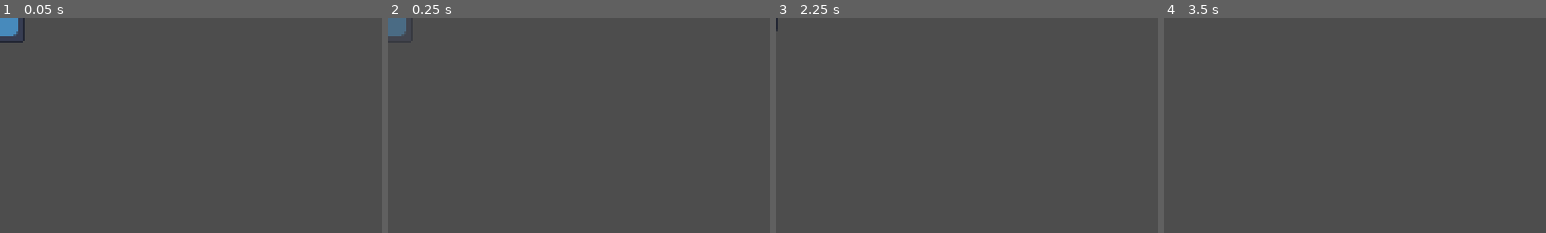
Above: before the commit, frames 1-4 (left to right).
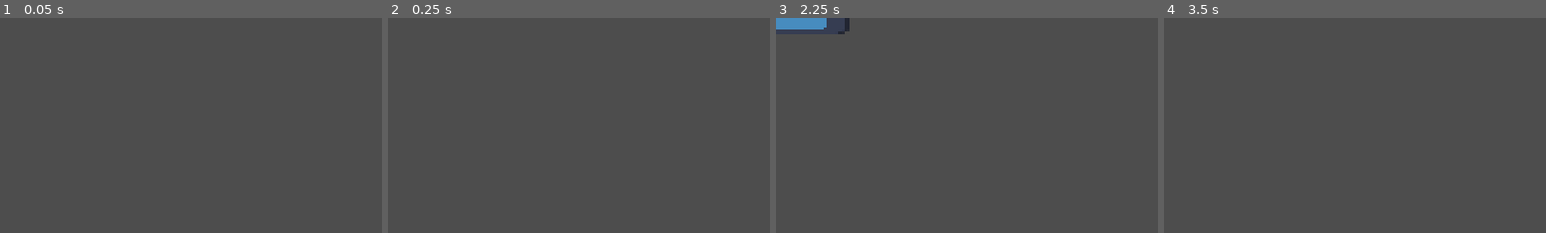
Above: after the commit, the same moments.

Repository: g3evorz/Gameseed-2026
Game: Godot game, scene res://Scenes/Components/Weapon/Musuh/rocket.tscn
The game is run twice, just before and just after one commit, with the same random seed, the same clock (stepped at 60 frames per second) and the same inputs. This scene is started directly instead of the project's main scene. The engine's default icon, where the game draws it, is replaced by a stand-in: a white triangle on a blue panel in a dark square.
Inputs (mouse positions are % of the whole screen's width and height, from its top left):
- Up to frame 1 (0.05 s): no input
- Up to frame 2 (0.25 s): no input
- Up to frame 3 (2.25 s): tap Enter at 0.5, 2 s; move the mouse to (72, 45) at 0.52 s; hold Up (ui_up) 0.53-1.25 s; click (72, 45) at 0.67 s; tap Space at 1.25 s; drag from (30, 55) to (45, 70) at 1.27 s; move the mouse to (60, 28) at 2.02 s; hold Down (ui_down) from 2.03 s (still down)
- Up to frame 4 (3.5 s): release Down (ui_down) at 2.75 s; tap Space at 2.75 s; drag from (45, 70) to (20, 35) at 2.77 s
The pictures show only the part of the screen within x 0-50%, y 0-50%; the shares and areas given below are measured in that part.

The runs differ from the first frame. In frame 1, 0.5% of the frame differs, in the area x 0-7%, y 0-12%; in frame 2, 0.4%; in frame 3, 0.8%, in the area x 0-20%, y 0-8%; in frame 4, nothing differs.

Commit message:
Add difficulty system and refactor enemy spawner
Implements a configurable difficulty system with DifficultyConfig resources (easy, medium, hard) that control spawn rates, targeting inaccuracy, and permanent obstacle availability.

Refactors EnemyWeapon_spawner into a flexible EnemyObstacleSpawner that:
- Supports multiple obstacle types with weighted random selection
- Handles both temporary and permanent obstacle spawning
- Uses difficulty settings for spawn probabilities and behavior
- Maintains safe zones to prevent unfair trap combinations

Moves ObstacleData from Script/System to Script/Configuration and extends it with spawn behavior types and warning durations.

Adds LevelManager autoload to coordinate permanent obstacle placement across level chunks, ensuring slots are allocated to only one spawner at a time.

Diff:
--- a/Scenes/Components/Weapon/Musuh/rocket.tscn
+++ b/Scenes/Components/Weapon/Musuh/rocket.tscn
@@ -11,12 +11,15 @@
 
 [node name="WarningSprite" type="Sprite2D" parent="." unique_id=1840057059]
 texture = ExtResource("1_7cxqh")
+offset = Vector2(-300, 0)
 
 [node name="RocketSprite" type="Sprite2D" parent="." unique_id=2034819980]
+position = Vector2(179.19989, 0.25501633)
 scale = Vector2(2.7999983, 0.62898463)
 texture = ExtResource("1_7cxqh")
 
 [node name="CollisionShape2D" type="CollisionShape2D" parent="." unique_id=2066472482]
+position = Vector2(179.19989, 0.2550163)
 scale = Vector2(15.84438, 3.108983)
 shape = SubResource("RectangleShape2D_v0csw")
 
--- a/Scenes/Components/obstacleSpawner.tscn
+++ b/Scenes/Components/obstacleSpawner.tscn
@@ -1,7 +1,7 @@
 [gd_scene format=3 uid="uid://dfoomfadjrnm4"]
 
 [ext_resource type="Script" uid="uid://cxjel8yjdd1oh" path="res://Script/System/obstacle_spawner.gd" id="1_qm7nj"]
-[ext_resource type="Script" uid="uid://brhx3skaebmcy" path="res://Script/System/ObstacleData.gd" id="2_nb8qs"]
+[ext_resource type="Script" uid="uid://brhx3skaebmcy" path="res://Script/Configuration/ObstacleData.gd" id="2_nb8qs"]
 
 [node name="ObstacleSpawner" type="Marker2D" unique_id=837773415]
 script = ExtResource("1_qm7nj")
--- a/Scenes/Levels/basicLandscapes.tscn
+++ b/Scenes/Levels/basicLandscapes.tscn
@@ -3,7 +3,7 @@
 [ext_resource type="PackedScene" uid="uid://ciej1ht535fuo" path="res://Scenes/Components/Obstacle/platform.tscn" id="1_5wop5"]
 [ext_resource type="Script" uid="uid://bbu4urqab8mo1" path="res://Script/Level.gd" id="1_thjbd"]
 [ext_resource type="PackedScene" uid="uid://dfoomfadjrnm4" path="res://Scenes/Components/obstacleSpawner.tscn" id="3_l4xcd"]
-[ext_resource type="Script" uid="uid://brhx3skaebmcy" path="res://Script/System/ObstacleData.gd" id="4_vnr04"]
+[ext_resource type="Script" uid="uid://brhx3skaebmcy" path="res://Script/Configuration/ObstacleData.gd" id="4_vnr04"]
 [ext_resource type="Resource" uid="uid://bw6wnloibyrcs" path="res://Script/Data/Obstacle/big_asteroid.tres" id="5_fka3a"]
 [ext_resource type="Resource" uid="uid://b3eb6mfvn044l" path="res://Script/Data/Obstacle/small_asteroid.tres" id="6_fe3wn"]
 [ext_resource type="Resource" uid="uid://dl6ffbqtc5qiu" path="res://Script/Data/PowerUp/gerbong_replenish.tres" id="7_ss2k6"]
--- a/Scenes/Levels/level_1.tscn
+++ b/Scenes/Levels/level_1.tscn
@@ -3,7 +3,7 @@
 [ext_resource type="Script" uid="uid://bbu4urqab8mo1" path="res://Script/Level.gd" id="1_u5ghp"]
 [ext_resource type="PackedScene" uid="uid://ciej1ht535fuo" path="res://Scenes/Components/Obstacle/platform.tscn" id="2_hwvp3"]
 [ext_resource type="PackedScene" uid="uid://dfoomfadjrnm4" path="res://Scenes/Components/obstacleSpawner.tscn" id="3_afv7b"]
-[ext_resource type="Script" uid="uid://brhx3skaebmcy" path="res://Script/System/ObstacleData.gd" id="4_7r2dd"]
+[ext_resource type="Script" uid="uid://brhx3skaebmcy" path="res://Script/Configuration/ObstacleData.gd" id="4_7r2dd"]
 [ext_resource type="Resource" uid="uid://bw6wnloibyrcs" path="res://Script/Data/Obstacle/big_asteroid.tres" id="5_k2mw1"]
 [ext_resource type="Resource" uid="uid://dl6ffbqtc5qiu" path="res://Script/Data/PowerUp/gerbong_replenish.tres" id="7_3628d"]
 [ext_resource type="Resource" uid="uid://bnp2sd3chdb2q" path="res://Script/Data/PowerUp/laserPowerups.tres" id="8_irw6p"]
--- a/Scenes/main.tscn
+++ b/Scenes/main.tscn
@@ -4,98 +4,20 @@
 [ext_resource type="Script" uid="uid://cekcnut1c71hi" path="res://Script/main.gd" id="1_jjvhh"]
 [ext_resource type="PackedScene" uid="uid://cuyokbbea850y" path="res://Scenes/Components/Worldborder.tscn" id="2_8gbba"]
 [ext_resource type="PackedScene" uid="uid://cn6jf1k6pe6l8" path="res://Scenes/enemy.tscn" id="2_21xkr"]
-[ext_resource type="PackedScene" uid="uid://dfoomfadjrnm4" path="res://Scenes/Components/obstacleSpawner.tscn" id="2_ynf5e"]
 [ext_resource type="Script" uid="uid://bxawmns3p3xd7" path="res://Script/System/EnemyWeapon_spawner.gd" id="3_344ge"]
+[ext_resource type="Script" uid="uid://brhx3skaebmcy" path="res://Script/Configuration/ObstacleData.gd" id="3_hptm8"]
 [ext_resource type="PackedScene" uid="uid://dcnle0rgkvqcg" path="res://Scenes/Components/Kereta/gerbong.tscn" id="3_kry3j"]
+[ext_resource type="Resource" uid="uid://n6oa88amem4a" path="res://Script/Data/Obstacle/roket.tres" id="4_d1ilt"]
 [ext_resource type="PackedScene" uid="uid://do7otuteiauu" path="res://Scenes/Components/levelsSpawner.tscn" id="4_jjvhh"]
-[ext_resource type="PackedScene" uid="uid://beu1amvuojaxt" path="res://Scenes/Components/Weapon/Musuh/rocket.tscn" id="4_ynf5e"]
+[ext_resource type="Resource" uid="uid://7avancjj5v0" path="res://Script/Data/Difficulty/easy_difficulty.tres" id="5_6iyac"]
 
 [node name="Main" type="Node2D" unique_id=1169577489]
 script = ExtResource("1_jjvhh")
 
-[node name="EnemyWeaponWrapper" type="Node2D" parent="." unique_id=1667369368]
-position = Vector2(2150, 41.47)
-scale = Vector2(1.0191693, 1)
-
-[node name="EnemyWeaponSpawner" parent="EnemyWeaponWrapper" unique_id=837773415 instance=ExtResource("2_ynf5e")]
-position = Vector2(0, -603.47)
+[node name="EnemyWeaponSpawner" type="Node" parent="." unique_id=1565456601]
 script = ExtResource("3_344ge")
-rocket_scene = ExtResource("4_ynf5e")
-spawn_chance = 0.6
-cooldown_duration = 1.5
-targeting_inaccuracy = 30.0
-spawn_margin = 150.0
-min_track_y = 200.0
-max_track_y = 1000.0
-base_forbidden_radius = 110.0
-hard_forbidden_radius = 70.0
-base_safe_gap = 180.0
-hard_safe_gap = 120.0
-player_hitbox_height = 60.0
-
-[node name="EnemyWeaponSpawner2" parent="EnemyWeaponWrapper" unique_id=79949372 instance=ExtResource("2_ynf5e")]
-position = Vector2(0, -135.23001)
-script = ExtResource("3_344ge")
-rocket_scene = ExtResource("4_ynf5e")
-spawn_chance = 0.6
-cooldown_duration = 1.5
-targeting_inaccuracy = 30.0
-spawn_margin = 150.0
-min_track_y = 100.0
-max_track_y = 600.0
-base_forbidden_radius = 110.0
-hard_forbidden_radius = 70.0
-base_safe_gap = 180.0
-hard_safe_gap = 120.0
-player_hitbox_height = 60.0
-
-[node name="EnemyWeaponSpawner3" parent="EnemyWeaponWrapper" unique_id=2066736077 instance=ExtResource("2_ynf5e")]
-position = Vector2(0, -1094.47)
-script = ExtResource("3_344ge")
-rocket_scene = ExtResource("4_ynf5e")
-spawn_chance = 0.6
-cooldown_duration = 1.5
-targeting_inaccuracy = 30.0
-spawn_margin = 150.0
-min_track_y = 100.0
-max_track_y = 600.0
-base_forbidden_radius = 110.0
-hard_forbidden_radius = 70.0
-base_safe_gap = 180.0
-hard_safe_gap = 120.0
-player_hitbox_height = 60.0
-
-[node name="EnemyWeaponSpawner4" parent="EnemyWeaponWrapper" unique_id=42452695 instance=ExtResource("2_ynf5e")]
-position = Vector2(0, -859.47)
-script = ExtResource("3_344ge")
-rocket_scene = ExtResource("4_ynf5e")
-spawn_chance = 0.6
-cooldown_duration = 1.5
-targeting_inaccuracy = 30.0
-spawn_margin = 150.0
-min_track_y = 100.0
-max_track_y = 600.0
-base_forbidden_radius = 110.0
-hard_forbidden_radius = 70.0
-base_safe_gap = 180.0
-hard_safe_gap = 120.0
-player_hitbox_height = 60.0
-
-[node name="EnemyWeaponSpawner5" parent="EnemyWeaponWrapper" unique_id=1920502426 instance=ExtResource("2_ynf5e")]
-position = Vector2(0, -351.47)
-script = ExtResource("3_344ge")
-rocket_scene = ExtResource("4_ynf5e")
-spawn_chance = 0.6
-cooldown_duration = 1.5
-targeting_inaccuracy = 30.0
-spawn_margin = 150.0
-min_track_y = 100.0
-max_track_y = 600.0
-base_forbidden_radius = 110.0
-hard_forbidden_radius = 70.0
-base_safe_gap = 180.0
-hard_safe_gap = 120.0
-player_hitbox_height = 60.0
+possible_obstacles = Array[ExtResource("3_hptm8")]([ExtResource("4_d1ilt")])
+current_difficulty = ExtResource("5_6iyac")
 
 [node name="Enemy" parent="." unique_id=811008233 groups=["Enemy"] instance=ExtResource("2_21xkr")]
 position = Vector2(319.99997, -313.00003)
--- /dev/null
+++ b/Script/Configuration/Difficulty_config.gd
@@ -0,0 +1,14 @@
+class_name DifficultyConfig
+extends Resource
+
+@export_group("Spawn Rates")
+## Peluang musuh memutuskan untuk menjatuhkan rintangan saat sinyal obstacle_dropped diterima (0.0 - 1.0).
+@export_range(0.0, 1.0) var spawn_chance: float = 0.5
+
+@export_group("Targeting & Complexity")
+## Tingkat ketidakakuratan musuh saat membidik posisi Y pemain (untuk rintangan TEMPORARY).
+## Semakin kecil angkanya, tebakan musuh akan semakin presisi menjepit pemain.
+@export var targeting_inaccuracy: float = 45.0
+
+## Menentukan apakah di tingkat kesulitan ini musuh diizinkan menjatuhkan rintangan PERMANENT.
+@export var allow_permanent_obstacles: bool = false
--- /dev/null
+++ b/Script/Configuration/ObstacleData.gd
@@ -0,0 +1,23 @@
+class_name ObstacleData
+extends Resource
+
+# Enum lama (Biarkan utuh untuk keperluan Level Spawner)
+enum ObstacleType { SMALL, BIG, ROCKET }
+
+# Enum BARU (Khusus untuk mengatur perilaku Enemy Spawner)
+enum SpawnBehavior { LEVEL_ONLY, DYNAMIC_TEMPORARY, DYNAMIC_PERMANENT }
+
+# Variabel yang sudah ada
+@export var obstacle_scene: PackedScene
+@export var spawn_weight: float = 1.0
+@export var obstacle_type: ObstacleType = ObstacleType.SMALL
+@export var max_hp: int = 10
+
+# Variabel khusus untuk musuh
+@export_group("Enemy Spawner Settings")
+## Tentukan bagaimana musuh men-spawn rintangan ini.
+## LEVEL_ONLY berarti rintangan ini HANYA spawn dari level dan diabaikan oleh musuh.
+@export var spawn_behavior: SpawnBehavior = SpawnBehavior.LEVEL_ONLY
+
+## Durasi ekstra peringatan bahaya (hanya berguna jika ini tipe DYNAMIC_TEMPORARY)
+@export var extra_warning_duration: float = 3.0
--- /dev/null
+++ b/Script/Data/Difficulty/easy_difficulty.tres
@@ -0,0 +1,7 @@
+[gd_resource type="Resource" script_class="DifficultyConfig" format=3 uid="uid://7avancjj5v0"]
+
+[ext_resource type="Script" uid="uid://bwbhc3np6qbq5" path="res://Script/Configuration/Difficulty_config.gd" id="1_0s2i5"]
+
+[resource]
+script = ExtResource("1_0s2i5")
+metadata/_custom_type_script = "uid://bwbhc3np6qbq5"
--- /dev/null
+++ b/Script/Data/Difficulty/hard_difficulty.tres
@@ -0,0 +1,7 @@
+[gd_resource type="Resource" script_class="DifficultyConfig" format=3 uid="uid://bdhucb6u023mc"]
+
+[ext_resource type="Script" uid="uid://bwbhc3np6qbq5" path="res://Script/Configuration/Difficulty_config.gd" id="1_agvgg"]
+
+[resource]
+script = ExtResource("1_agvgg")
+metadata/_custom_type_script = "uid://bwbhc3np6qbq5"
--- /dev/null
+++ b/Script/Data/Difficulty/medium_difficulty.tres
@@ -0,0 +1,7 @@
+[gd_resource type="Resource" script_class="DifficultyConfig" format=3 uid="uid://bl1glh6yqcqdg"]
+
+[ext_resource type="Script" uid="uid://bwbhc3np6qbq5" path="res://Script/Configuration/Difficulty_config.gd" id="1_na1ai"]
+
+[resource]
+script = ExtResource("1_na1ai")
+metadata/_custom_type_script = "uid://bwbhc3np6qbq5"
--- a/Script/Data/Obstacle/big_asteroid.tres
+++ b/Script/Data/Obstacle/big_asteroid.tres
@@ -1,11 +1,12 @@
 [gd_resource type="Resource" script_class="ObstacleData" format=3 uid="uid://bw6wnloibyrcs"]
 
 [ext_resource type="PackedScene" uid="uid://dcoj4jkya8od8" path="res://Scenes/Components/Obstacle/bigAsteroid.tscn" id="1_70nic"]
-[ext_resource type="Script" uid="uid://brhx3skaebmcy" path="res://Script/System/ObstacleData.gd" id="2_csmlr"]
+[ext_resource type="Script" uid="uid://brhx3skaebmcy" path="res://Script/Configuration/ObstacleData.gd" id="2_csmlr"]
 
 [resource]
 script = ExtResource("2_csmlr")
 obstacle_scene = ExtResource("1_70nic")
 obstacle_type = 1
 max_hp = 50
+extra_warning_duration = 0.0
 metadata/_custom_type_script = "uid://brhx3skaebmcy"
--- a/Script/Data/Obstacle/roket.tres
+++ b/Script/Data/Obstacle/roket.tres
@@ -1,9 +1,11 @@
 [gd_resource type="Resource" script_class="ObstacleData" format=3 uid="uid://n6oa88amem4a"]
 
-[ext_resource type="Script" uid="uid://brhx3skaebmcy" path="res://Script/System/ObstacleData.gd" id="1_dqqjb"]
 [ext_resource type="PackedScene" uid="uid://beu1amvuojaxt" path="res://Scenes/Components/Weapon/Musuh/rocket.tscn" id="1_j3jkk"]
+[ext_resource type="Script" uid="uid://brhx3skaebmcy" path="res://Script/Configuration/ObstacleData.gd" id="2_j3jkk"]
 
 [resource]
-script = ExtResource("1_dqqjb")
+script = ExtResource("2_j3jkk")
 obstacle_scene = ExtResource("1_j3jkk")
+spawn_behavior = 1
+extra_warning_duration = 1.5
 metadata/_custom_type_script = "uid://brhx3skaebmcy"
--- a/Script/Data/Obstacle/small_asteroid.tres
+++ b/Script/Data/Obstacle/small_asteroid.tres
@@ -1,7 +1,7 @@
 [gd_resource type="Resource" script_class="ObstacleData" format=3 uid="uid://b3eb6mfvn044l"]
 
 [ext_resource type="PackedScene" uid="uid://cpcua8add3i0a" path="res://Scenes/Components/Obstacle/smallAsteroid.tscn" id="1_jywk0"]
-[ext_resource type="Script" uid="uid://brhx3skaebmcy" path="res://Script/System/ObstacleData.gd" id="2_kyu32"]
+[ext_resource type="Script" uid="uid://brhx3skaebmcy" path="res://Script/Configuration/ObstacleData.gd" id="2_kyu32"]
 
 [resource]
 script = ExtResource("2_kyu32")
@@ -9,4 +9,5 @@
 spawn_weight = 5.0
 obstacle_type = 1
 max_hp = 20
+extra_warning_duration = 0.0
 metadata/_custom_type_script = "uid://brhx3skaebmcy"
--- a/Script/Data/PowerUp/gerbong_replenish.tres
+++ b/Script/Data/PowerUp/gerbong_replenish.tres
@@ -1,7 +1,7 @@
 [gd_resource type="Resource" script_class="ObstacleData" format=3 uid="uid://dl6ffbqtc5qiu"]
 
 [ext_resource type="PackedScene" uid="uid://cpbjju48r073" path="res://Scenes/Components/PowerUps/gerbong_replenish.tscn" id="1_2nlhh"]
-[ext_resource type="Script" uid="uid://brhx3skaebmcy" path="res://Script/System/ObstacleData.gd" id="1_ukaon"]
+[ext_resource type="Script" uid="uid://brhx3skaebmcy" path="res://Script/Configuration/ObstacleData.gd" id="1_ukaon"]
 
 [resource]
 script = ExtResource("1_ukaon")
--- a/Script/Data/PowerUp/ghost_mode.tres
+++ b/Script/Data/PowerUp/ghost_mode.tres
@@ -1,7 +1,7 @@
 [gd_resource type="Resource" script_class="ObstacleData" format=3 uid="uid://dvw3jmwvw8fn"]
 
 [ext_resource type="PackedScene" uid="uid://bsct62oth0bkl" path="res://Scenes/Components/PowerUps/ghost_mode.tscn" id="1_0dp0g"]
-[ext_resource type="Script" uid="uid://brhx3skaebmcy" path="res://Script/System/ObstacleData.gd" id="1_getb3"]
+[ext_resource type="Script" uid="uid://brhx3skaebmcy" path="res://Script/Configuration/ObstacleData.gd" id="1_getb3"]
 
 [resource]
 script = ExtResource("1_getb3")
--- a/Script/Data/PowerUp/laserPowerups.tres
+++ b/Script/Data/PowerUp/laserPowerups.tres
@@ -1,7 +1,7 @@
 [gd_resource type="Resource" script_class="ObstacleData" format=3 uid="uid://bnp2sd3chdb2q"]
 
 [ext_resource type="PackedScene" uid="uid://cgtiocmpfpswc" path="res://Scenes/Components/PowerUps/laserpowerups.tscn" id="1_k4nlu"]
-[ext_resource type="Script" uid="uid://brhx3skaebmcy" path="res://Script/System/ObstacleData.gd" id="1_lao5l"]
+[ext_resource type="Script" uid="uid://brhx3skaebmcy" path="res://Script/Configuration/ObstacleData.gd" id="1_lao5l"]
 
 [resource]
 script = ExtResource("1_lao5l")
--- a/Script/System/EnemyWeapon_spawner.gd
+++ b/Script/System/EnemyWeapon_spawner.gd
@@ -1,22 +1,18 @@
 extends Node
-class_name EnemyWeaponSpawner
+class_name EnemyObstacleSpawner
 
-@export var rocket_scene: PackedScene
-@export_range(0.0, 1.0) var spawn_chance: float = 0.6
-@export var cooldown_duration: float = 1.5
-@export var targeting_inaccuracy: float = 30.0
+@export var possible_obstacles: Array[ObstacleData]
+@export var current_difficulty: DifficultyConfig
 @export var spawn_margin: float = 150.0
 
-@export_group("Zona Terlarang")
-@export var min_track_y: float = 100.0
-@export var max_track_y: float = 600.0
+@export_group("Zona Terlarang (Temporary Obstacles)")
+@export var vertical_spawn_margin: float = 50.0
 @export var base_forbidden_radius: float = 110.0
 @export var hard_forbidden_radius: float = 70.0
 @export var base_safe_gap: float = 180.0
 @export var hard_safe_gap: float = 120.0
 @export var player_hitbox_height: float = 60.0
 
-var _is_on_cooldown: bool = false
 var _active_zones: Array[Dictionary] = []
 var forbidden_zone_radius: float
 var min_safe_gap: float
@@ -26,12 +22,15 @@
 	get_tree().node_added.connect(_on_node_added)
 
 func _physics_process(_delta: float) -> void:
+	# Asumsi GameManager masih digunakan untuk mengatur speed ratio
 	var ratio: float = GameManager.get_speed_ratio()
 	forbidden_zone_radius = lerp(base_forbidden_radius, hard_forbidden_radius, ratio)
 	min_safe_gap = max(lerp(base_safe_gap, hard_safe_gap, ratio), player_hitbox_height + 20.0)
 
 	var now: float = Time.get_ticks_msec() / 1000.0
 	_active_zones = _active_zones.filter(func(z): return z.expire_time > now)
+
+# --- KONEKSI SINYAL MUSUH ---
 
 func _connect_existing_enemies() -> void:
 	for enemy in get_tree().get_nodes_in_group("Enemy"):
@@ -44,39 +43,126 @@
 
 func _connect_enemy(enemy: Node) -> void:
 	if enemy.has_signal("obstacle_dropped"):
-		if not enemy.obstacle_dropped.is_connected(_spawn_rocket):
-			enemy.obstacle_dropped.connect(_spawn_rocket)
+		if not enemy.obstacle_dropped.is_connected(_on_enemy_obstacle_dropped):
+			enemy.obstacle_dropped.connect(_on_enemy_obstacle_dropped)
 
-func _spawn_rocket(_drop_position: Vector2) -> void:
-	if _is_on_cooldown or randf() > spawn_chance or rocket_scene == null:
+# --- LOGIKA SPAWN UTAMA ---
+
+func _on_enemy_obstacle_dropped(_drop_position: Vector2) -> void:
+	if current_difficulty == null or possible_obstacles.is_empty():
 		return
 
-	var cam: Camera2D = get_viewport().get_camera_2d()
-	if cam == null:
-		push_warning("RocketSpawner: tidak ada Camera2D aktif di viewport!")
+	# 1. Cek peluang utama dari DifficultyConfig
+	if randf() > current_difficulty.spawn_chance:
 		return
 
-	var player: Node2D = get_tree().get_first_node_in_group("Player") as Node2D
-	if player == null:
+	# 2. Pilih rintangan
+	var selected_data = _get_random_obstacle()
+	if selected_data == null:
 		return
 
-	var candidate_y: float = player.global_position.y + randf_range(-targeting_inaccuracy, targeting_inaccuracy)
-	var final_y_variant = _resolve_safe_target_y(candidate_y)
+	# 3. Eksekusi
+	_execute_spawn(selected_data)
+
+func _get_random_obstacle() -> ObstacleData:
+	var valid_obstacles: Array[ObstacleData] = []
+	var total_weight: float = 0.0
+
+	# Filter rintangan yang tidak valid untuk situasi saat ini
+	for obs in possible_obstacles:
+		if obs == null or obs.spawn_behavior == ObstacleData.SpawnBehavior.LEVEL_ONLY:
+			continue
+
+		if obs.spawn_behavior == ObstacleData.SpawnBehavior.DYNAMIC_PERMANENT and not current_difficulty.allow_permanent_obstacles:
+			continue
+
+		valid_obstacles.append(obs)
+		total_weight += obs.spawn_weight
+
+	if valid_obstacles.is_empty() or total_weight <= 0.0:
+		return null
+
+	# Algoritma Weighted Random
+	var random_value = randf_range(0.0, total_weight)
+	for obs in valid_obstacles:
+		random_value -= obs.spawn_weight
+		if random_value <= 0.0:
+			return obs
+
+	return valid_obstacles.back()
+
+func _execute_spawn(obstacle_data: ObstacleData) -> void:
+	var player = get_tree().get_first_node_in_group("Player") as Node2D
+	var cam = get_viewport().get_camera_2d()
+
+	if player == null or cam == null:
+		return
+
+	match obstacle_data.spawn_behavior:
+		ObstacleData.SpawnBehavior.DYNAMIC_TEMPORARY:
+			_spawn_temporary(obstacle_data, player, cam)
+		ObstacleData.SpawnBehavior.DYNAMIC_PERMANENT:
+			_spawn_permanent(obstacle_data, player)
+
+# --- PENANGANAN TIPE RINTANGAN ---
+
+func _spawn_temporary(obstacle_data: ObstacleData, player: Node2D, cam: Camera2D) -> void:
+
+	var screen_center_y = cam.get_screen_center_position().y
+
+	var visible_rect_size = cam.get_viewport_rect().size / cam.zoom
+
+	var camera_top = screen_center_y - (visible_rect_size.y / 2.0)
+	var camera_bottom = screen_center_y + (visible_rect_size.y / 2.0)
+
+	var min_track_y = camera_top + vertical_spawn_margin
+	var max_track_y = camera_bottom - vertical_spawn_margin
+
+	var inaccuracy = current_difficulty.targeting_inaccuracy
+	var candidate_y = player.global_position.y + randf_range(-inaccuracy, inaccuracy)
+
+	var final_y_variant = _resolve_safe_target_y(candidate_y, min_track_y, max_track_y)
 	if final_y_variant == null:
 		return
+
 	var final_y: float = final_y_variant
+	var instance = obstacle_data.obstacle_scene.instantiate()
 
-	_is_on_cooldown = true
-	get_tree().create_timer(cooldown_duration).timeout.connect(_reset_cooldown)
+	if "data" in instance:
+		instance.data = obstacle_data
 
-	var rocket_instance = rocket_scene.instantiate()
-	get_tree().current_scene.add_child(rocket_instance)
-	rocket_instance.global_position = Vector2(cam.get_right_edge_x(spawn_margin), final_y)
+	get_tree().current_scene.add_child(instance)
 
-	var travel_time: float = rocket_instance.warning_duration + 3.0
-	_active_zones.append({"y": final_y, "expire_time": (Time.get_ticks_msec() / 1000.0) + travel_time})
+	var spawn_x = cam.get_right_edge_x(spawn_margin)
+	instance.global_position = Vector2(spawn_x, final_y)
 
-func _resolve_safe_target_y(candidate_y: float):
+	var travel_time: float = obstacle_data.extra_warning_duration
+	if "warning_duration" in instance:
+		travel_time += instance.warning_duration
+
+	_active_zones.append({
+		"y": final_y,
+		"expire_time": (Time.get_ticks_msec() / 1000.0) + travel_time
+	})
+
+func _spawn_permanent(obstacle_data: ObstacleData, player: Node2D) -> void:
+	var target_slot: Node2D = LevelManager.get_available_slot_ahead(player.global_position.x)
+
+	if target_slot != null:
+		var instance = obstacle_data.obstacle_scene.instantiate()
+		if "data" in instance:
+			instance.data = obstacle_data
+
+		# PENTING: Jadikan rintangan sebagai child dari slot di Level Chunk,
+		# agar ia otomatis ikut bergerak ke kiri mengikuti kecepatan dunia!
+		target_slot.add_child(instance)
+
+		# Reset posisi relatif karena sekarang dia ada di dalam slot
+		instance.position = Vector2.ZERO
+
+# --- LOGIKA ZONA AMAN ---
+
+func _resolve_safe_target_y(candidate_y: float, min_track_y: float, max_track_y: float):
 	candidate_y = clamp(candidate_y, min_track_y, max_track_y)
 
 	for zone in _active_zones:
@@ -87,11 +173,11 @@
 			candidate_y = push_up if abs(candidate_y - push_up) < abs(candidate_y - push_down) else push_down
 			candidate_y = clamp(candidate_y, min_track_y, max_track_y)
 
-	if not _has_safe_gap(candidate_y):
+	if not _has_safe_gap(candidate_y, min_track_y, max_track_y):
 		return null
 	return candidate_y
 
-func _has_safe_gap(new_y: float) -> bool:
+func _has_safe_gap(new_y: float, min_track_y: float, max_track_y: float) -> bool:
 	var zones_y: Array[float] = []
 	for zone in _active_zones:
 		zones_y.append(zone.y)
@@ -110,6 +196,3 @@
 		return true
 
 	return false
-
-func _reset_cooldown() -> void:
-	_is_on_cooldown = false
--- a/Script/System/ObstacleData.gd
+++ /dev/null
@@ -1,11 +0,0 @@
-class_name ObstacleData
-extends Resource
-
-# Mendefinisikan tipe rintangan menggunakan enum
-enum ObstacleType { SMALL, BIG, ROCKET }
-
-# Variabel yang akan diekspos ke Inspector
-@export var obstacle_scene: PackedScene
-@export var spawn_weight: float = 1.0
-@export var obstacle_type: ObstacleType = ObstacleType.SMALL
-@export var max_hp: int = 10
--- a/Script/System/obstacle_spawner.gd
+++ b/Script/System/obstacle_spawner.gd
@@ -10,7 +10,7 @@
 	# --- 1. CEK PELUANG UTAMA ---
 	# randf() menghasilkan angka acak antara 0.0 sampai 1.0
 	if randf() > spawn_chance:
-		# Gagal melewati peluang, batalkan proses spawn (biarkan kosong)
+		LevelManager.register_empty_slot(self)
 		return
 
 	if possible_obstacles.is_empty():
--- /dev/null
+++ b/Script/autoload/LevelManager.gd
@@ -0,0 +1,30 @@
+extends Node
+
+# Kita menyimpan referensi Node (Marker2D), bukan Vector2
+var _active_empty_slots: Array[Node2D] = []
+
+func register_empty_slot(slot_node: Node2D) -> void:
+	if not _active_empty_slots.has(slot_node):
+		_active_empty_slots.append(slot_node)
+
+func unregister_slot(slot_node: Node2D) -> void:
+	_active_empty_slots.erase(slot_node)
+
+func get_available_slot_ahead(player_x: float, min_dist: float = 300.0) -> Node2D:
+	# Bersihkan slot yang mungkin sudah terhapus (queue_free) dari memori
+	_active_empty_slots = _active_empty_slots.filter(func(slot): return is_instance_valid(slot))
+
+	var valid_slots = _active_empty_slots.filter(
+		func(slot): return slot.global_position.x > (player_x + min_dist)
+	)
+
+	if valid_slots.is_empty():
+		return null
+
+	# Urutkan untuk mencari slot yang paling dekat dengan player
+	valid_slots.sort_custom(func(a, b): return a.global_position.x < b.global_position.x)
+	var chosen_slot = valid_slots[0]
+
+	# Hapus dari daftar agar tidak dibajak oleh dua musuh sekaligus
+	unregister_slot(chosen_slot)
+	return chosen_slot
--- a/project.godot
+++ b/project.godot
@@ -20,6 +20,7 @@
 ScoreManager="*uid://dagykubtbwaw2"
 GameManager="*uid://c43l2tgw5vtty"
 SwipeControls="*uid://3nxliqpdpb0o"
+LevelManager="*uid://ctftklvi8gp38"
 
 [display]
 
Not shown, added: Script/Configuration/Difficulty_config.gd.uid
Renamed: Script/System/ObstacleData.gd.uid -> Script/Configuration/ObstacleData.gd.uid
Not shown, added: Script/autoload/LevelManager.gd.uid
